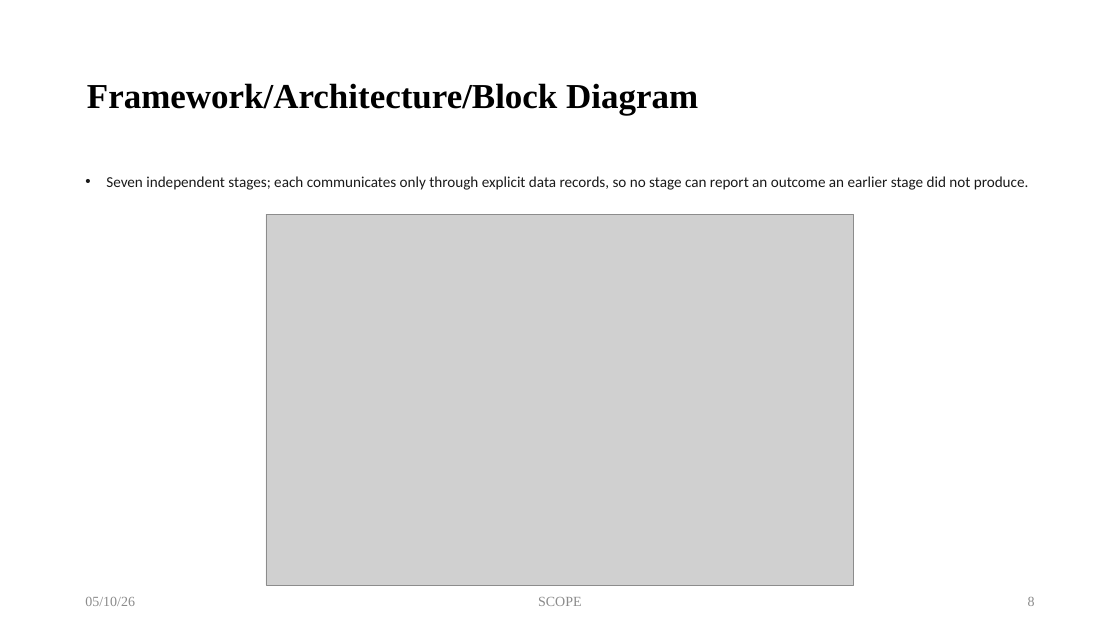
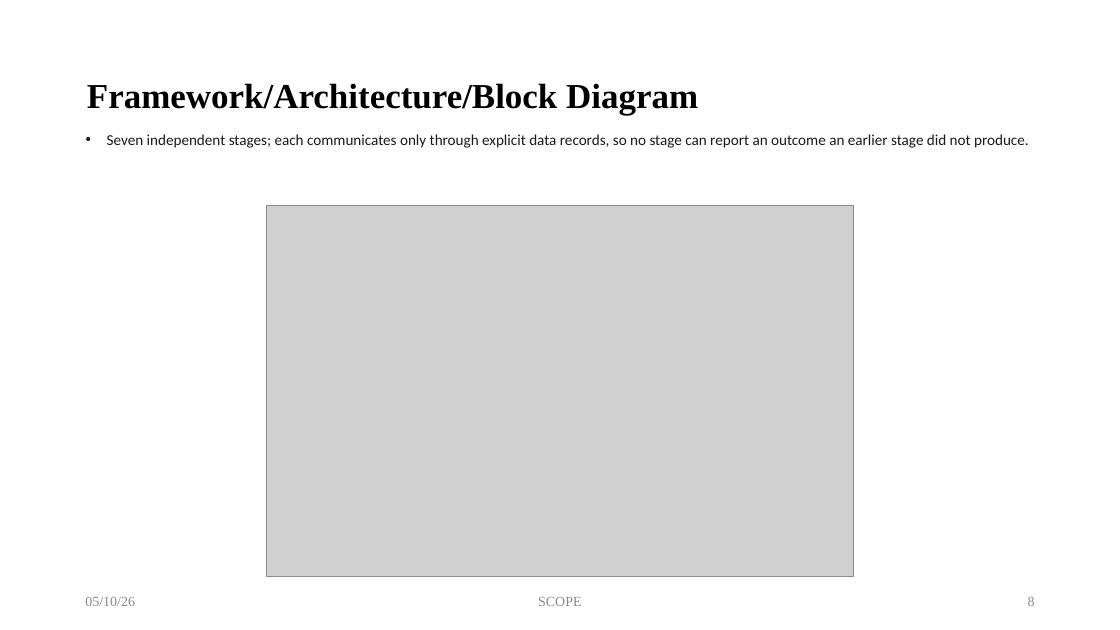
Before and after one commit to arpitmittal2025/pqc-migrator, a slide deck: slide 8 of report/Review_3_Team_20106UG02.pptx. Drawn at 1120x630 pixels with LibreOffice and Linux fonts; fonts in the diff are those of the drawing; grey boxes stand for pictures. Boxes give left, top, right and bottom in pixels: in the first picture for what was removed or moved away, otherwise in the second. Text is boxed around its words. In the diff, an @@ line names an element or a change of style, - is before the commit and + after.

```diff
--- a/report/Review_3_Team_20106UG02.pptx
+++ b/report/Review_3_Team_20106UG02.pptx
@@ text "Seven independent stages; each communicates ..." rewrapped from [106, 176, 970, 190] to [107, 134, 1029, 148] @@
@@ picture: place and size @@
-picture at [266, 214, 854, 585]
+picture at [266, 206, 854, 576]
```
Also in this commit, not shown: 3 other slides changed, 19 other files.
